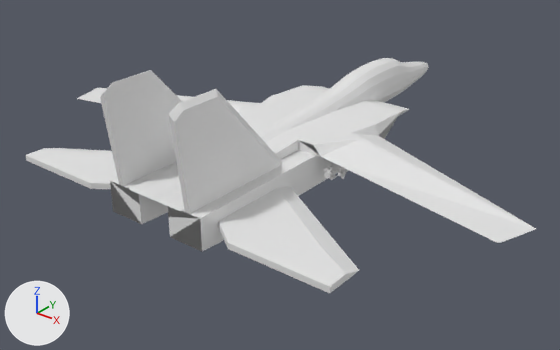
The Blender file tomucat.blend as it was, and as the next commit left it.
Before and after are seen from a 50 mm lens placed at (366.0, -446.0, 245.0), pointed at (22.0, -16.0, -22.0). The lights are fixed; the arrows at lower left show +X, +Y and +Z.
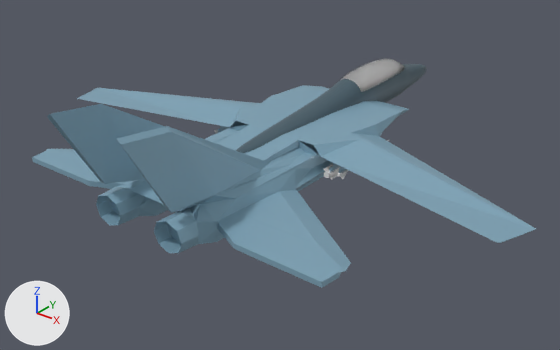
The change, as a list of edits to the scene's bpy script:
```text
Add mat_material_001:
    mat_material_001 = principled_material('Material.001')
    mat_material_001.base_color = (0.227, 0.389, 0.497)  # blue #83a8bb
    mat_material_001.metallic = 0.103
    mat_material_001.specular_ior_level = 0.244
    mat_material_001.coat_weight = 0.122
Add mat_material_003:
    mat_material_003 = principled_material('Material.003')
    mat_material_003.base_color = (0.0727, 0.121, 0.152)  # dark blue #4c626d
    mat_material_003.metallic = 0.103
    mat_material_003.specular_ior_level = 0.244
    mat_material_003.coat_weight = 0.122
Add mat_material_004:
    mat_material_004 = bpy.data.materials.new('Material.004')
    mat_material_004.use_nodes = True; mat_material_004.node_tree.nodes.clear()
    _N = mat_material_004.node_tree.nodes; _L = mat_material_004.node_tree.links
    n0 = _N.new('ShaderNodeOutputMaterial'); n0.name = 'Material Output'
    n1 = _N.new('ShaderNodeBsdfGlass'); n1.name = 'Glass BSDF'
    n1.distribution = 'BECKMANN'
    n1.inputs[1].default_value = 0.5  # 'Roughness'
    n1.inputs[2].default_value = 1.45  # 'IOR'
    _L.new(n1.outputs[0], n0.inputs[0])  # 'BSDF' to 'Surface'
Change me_cube_004:
    where me_cube_004.from_pydata(...)  # 240 vertices, 233 faces; spans x -7.39..0.01, y -11.96..1.13, z -1.25..0.1
    add me_cube_004.materials.append(mat_material_001)  # blue #83a8bb
Change me_cube_005:
    used by ob_cube_002; location = (17.2, -98.1, 11.8); scale = (14.6, 14.6, 14.6)
    remove me_cube_005.from_pydata(...)  # 108 vertices, 105 faces; spans x -9.7..-0.9, y -3.7..13.7, z -2.0..4.8
    add me_cube_005.from_pydata(...)  # 123 vertices, 129 faces; spans x -9.7..-0.9, y -6.9..13.7, z -2.0..4.8
    me_cube_005 part 1
    30 vertices are removed from x -2.9..-0.9, y -3.7..6.6, z -2.0..4.8
    47 faces are deleted
    5 vertices move from x -2.3..-2.0, y -2.0..3.2, z -0.3 to x -2.3..-2.0, y -4.2..2.2, z -0.3
    35 vertices are added at x -2.9..-1.0, y -6.9..2.7, z -1.9..4.8
    10 new vertices lie (0.0, 0.9, 0.0) away from vertices in x -2.8..-1.1, y -4.2, z -1.9..-0.3
    71 new faces join them
    me_cube_005 part 2: 58 faces spanning x -9.7..-0.9, y -3.1..13.7, z -2.0..0.0 switch from no material to mat_material_001 (blue #83a8bb)
Add me_cube_008:
    me_cube_008.from_pydata(...)  # 1535 vertices, 1498 faces; spans x -1.1..1.0, y -11.7..8.2, z -0.9..1.5
    me_cube_008.materials.append(mat_material_003)  # dark blue #4c626d
Add me_cube_006:
    me_cube_006.from_pydata(...)  # 265 vertices, 234 faces; spans x -0.22..0.83, y -1.0..0.97, z -1.0..-0.61
    me_cube_006.materials.append(mat_material_004)
Remove ob_cube:
    ob_cube = bpy.data.objects.new('Cube', me_cube_002)
    ob_cube.location = (19.0, 101.5, 8.4)
    ob_cube.scale = (14.6, 14.6, 14.6)
    _m = ob_cube.modifiers.new('Subdivision', 'SUBSURF')
    _m.levels = 3
    _m.render_levels = 5
Change ob_cube_002:
    add _m = ob_cube_002.modifiers.new('Smooth', 'SMOOTH')
Change ob_cone:
    ob_cone.location: (18.9, 22.8, 5.6) -> (18.9, 52.3, 5.6)
    ob_cone.scale: (4.39, 4.39, 6.36) -> (4.39, 4.39, 10.7)
Add ob_body:
    ob_body = bpy.data.objects.new('Body', me_cube_008)
    ob_body.location = (19.0, 101.5, 8.4)
    ob_body.rotation_euler = (-0.0282, 0.000595, 0.0211)  # degrees (-1.6, 0, 1.2)
    ob_body.scale = (14.6, 14.6, 14.6)
Add ob_atama:
    ob_atama = bpy.data.objects.new('atama', me_cube_006)
    ob_atama.location = (10.2, 125.3, 55.1)
    ob_atama.scale = (27.4, 44.7, 33.2)
```

Location of each change, [x1, y1, x2, y2] in pixels of the pictures (560 x 350 px):
'Cube.002', reshaped, modifiers changed (17% shorter)
    before: [26, 70, 397, 293]
    after: [32, 104, 383, 288]
'Cube.001', recoloured (white to blue)
    both: [77, 85, 536, 243]
'Cube', deleted
    before: [258, 58, 429, 136]
'Body', added (blue)
    after: [236, 64, 427, 153]
'atama', added
    after: [341, 59, 405, 92]
'Cone', moved, rescaled
    before: [323, 167, 341, 180]
    after: [323, 140, 389, 180]
part 1 of me_cube_005, built on
    before: [100, 70, 390, 251]
    after: [47, 104, 315, 253]
part 2 of me_cube_005, recoloured (white to blue)
    before: [26, 118, 397, 293]
    after: [32, 128, 383, 288]
